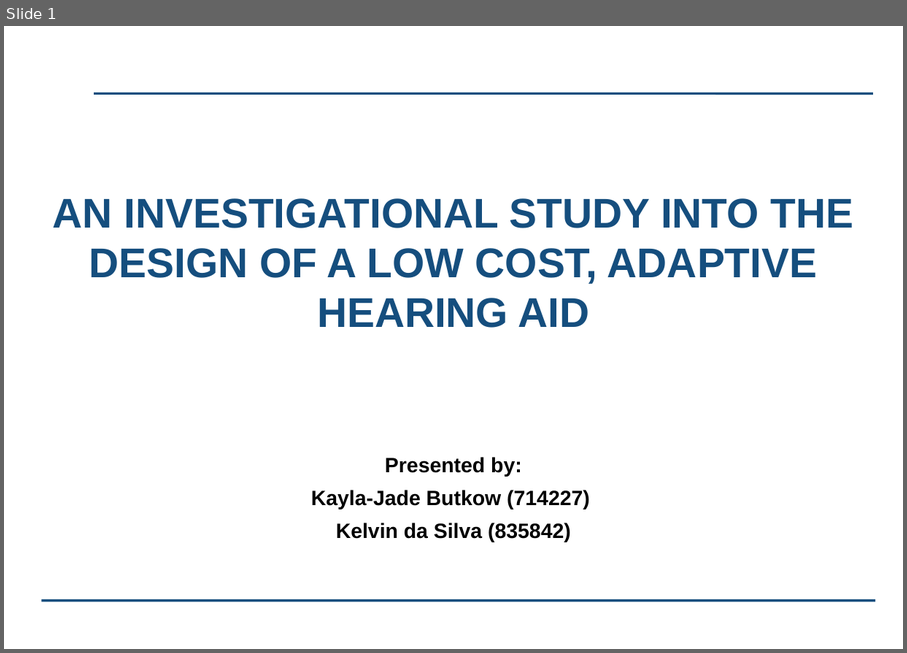
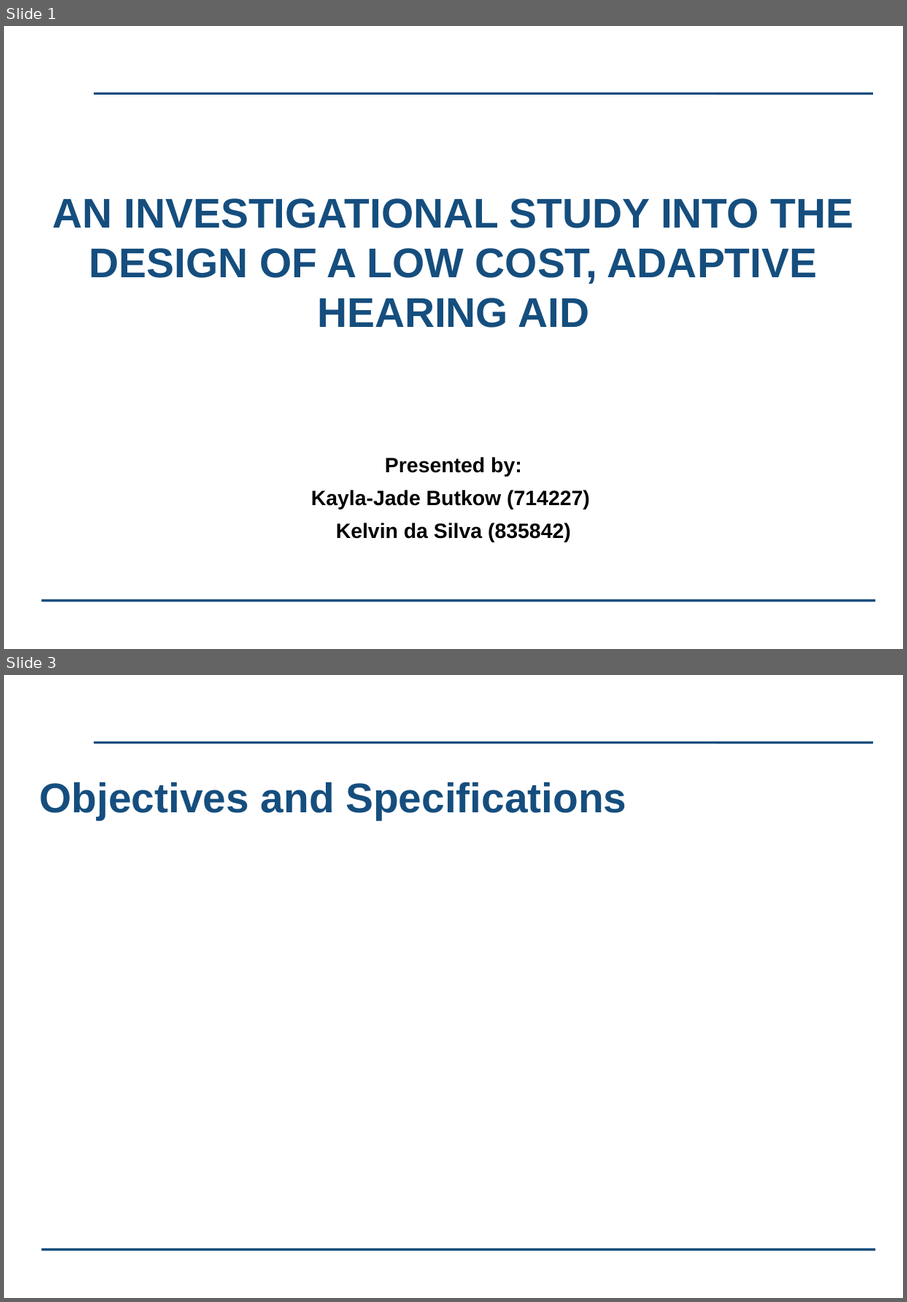
Before and after one commit to kayjayB/I_cant_hear_you, a slide deck: Presentation/Lab Project Presentation.pptx. Shown one above the other, each under a label of ours: slide 1 before the commit, slides 1 and 3 after it; the slides between them are not shown. The pictures are 907x653 and 907x1302 pixels, drawn with LibreOffice and Linux fonts; fonts in the diff are those of the drawing; background and template pictures are left out. Boxes give left, top, right and bottom in pixels: in the first picture for what was removed or moved away, otherwise in the second. Text is boxed around its words. In the diff, an @@ line names an element or a change of style, - is before the commit and + after.

```diff
--- a/Presentation/Lab Project Presentation.pptx
+++ b/Presentation/Lab Project Presentation.pptx
@@ slide 3 added at bbox=[4, 675, 903, 1298], background #FFFFFF; not listed: 2 template elements that a slide beside it also shows @@
@@ title added at bbox=[40, 782, 627, 820], 36 pt, text #154E7E, bold @@
+Objectives and Specifications
```
Also in this commit, not shown: 11 other slides added, 1 slide removed.
